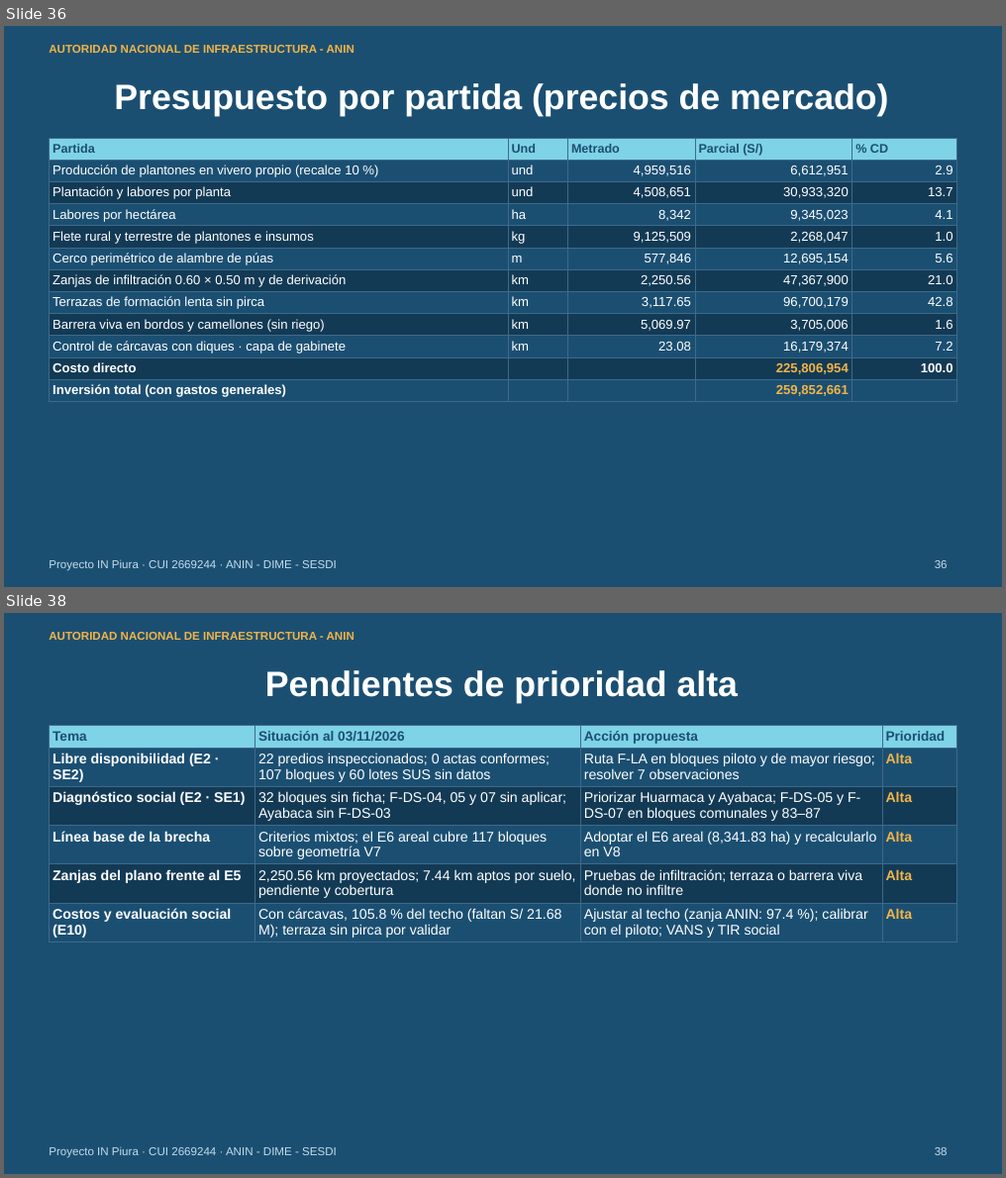
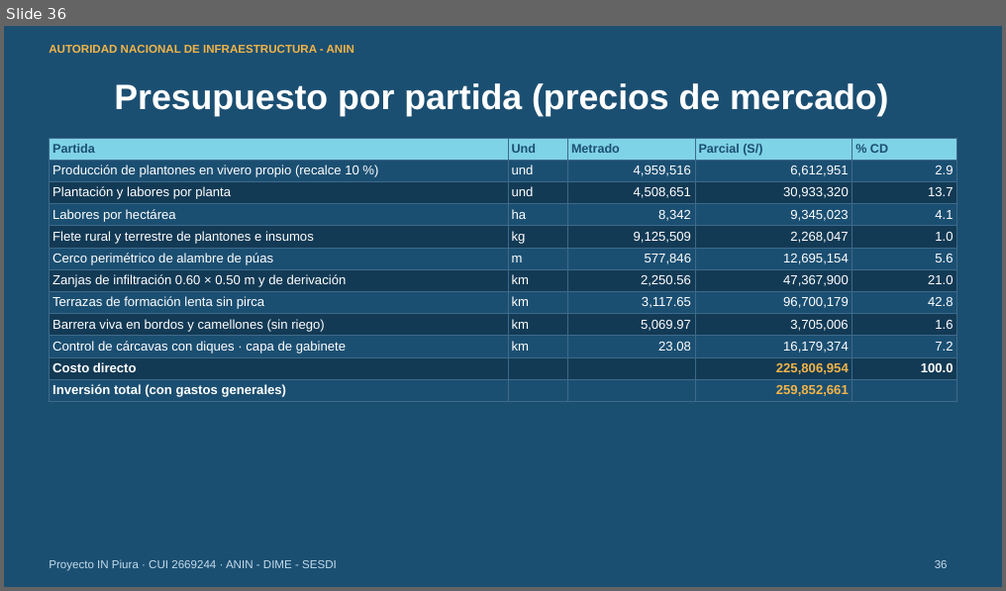
Before and after one commit to salomoncahuas-tech/Salomon1969, a slide deck: presentaciones/avance_perfil_sesdi_2026-11-03/Avance_Perfil_IN_Piura_SESDI_03_noviembre.pptx. Shown one above the other, each under a label of ours: slides 36 and 38 before the commit, slide 36 after it; the slides between them are not shown. The pictures are 1006x1178 and 1006x591 pixels, drawn with LibreOffice and Linux fonts; fonts in the diff are those of the drawing. Boxes give left, top, right and bottom in pixels: in the first picture for what was removed or moved away, otherwise in the second. Text is boxed around its words. In the diff, an @@ line names an element or a change of style, - is before the commit and + after.

```diff
--- a/presentaciones/avance_perfil_sesdi_2026-11-03/Avance_Perfil_IN_Piura_SESDI_03_noviembre.pptx
+++ b/presentaciones/avance_perfil_sesdi_2026-11-03/Avance_Perfil_IN_Piura_SESDI_03_noviembre.pptx
@@ slide 38 removed at [4,613,1002,1174], background #1B4F72; not listed: 2 template elements that a slide beside it also shows @@
@@ title removed at [265,670,738,703] @@
-Pendientes de prioridad alta
@@ table removed at [49,725,957,942], 6 rows, 4 columns @@
-Tema | Situación al 03/11/2026 | Acción propuesta | Prioridad
-Libre disponibilidad (E2 · SE2) | 22 predios inspeccionados; 0 actas conformes; 107 bloques y 60 lotes SUS sin datos | Ruta F-LA en bloques piloto y de mayor riesgo; resolver 7 observaciones | Alta
-Diagnóstico social (E2 · SE1) | 32 bloques sin ficha; F-DS-04, 05 y 07 sin aplicar; Ayabaca sin F-DS-03 | Priorizar Huarmaca y Ayabaca; F-DS-05 y F-DS-07 en bloques comunales y 83–87 | Alta
-Línea base de la brecha | Criterios mixtos; el E6 areal cubre 117 bloques sobre geometría V7 | Adoptar el E6 areal (8,341.83 ha) y recalcularlo en V8 | Alta
-Zanjas del plano frente al E5 | 2,250.56 km proyectados; 7.44 km aptos por suelo, pendiente y cobertura | Pruebas de infiltración; terraza o barrera viva donde no infiltre | Alta
-Costos y evaluación social (E10) | Con cárcavas, 105.8 % del techo (faltan S/ 21.68 M); terraza sin pirca por validar | Ajustar al techo (zanja ANIN: 97.4 %); calibrar con el piloto; VANS y TIR social | Alta
@@ page number removed at [935,1148,947,1156] @@
-38
```
Also in this commit, not shown: 7 slides changed, 3 other files.
